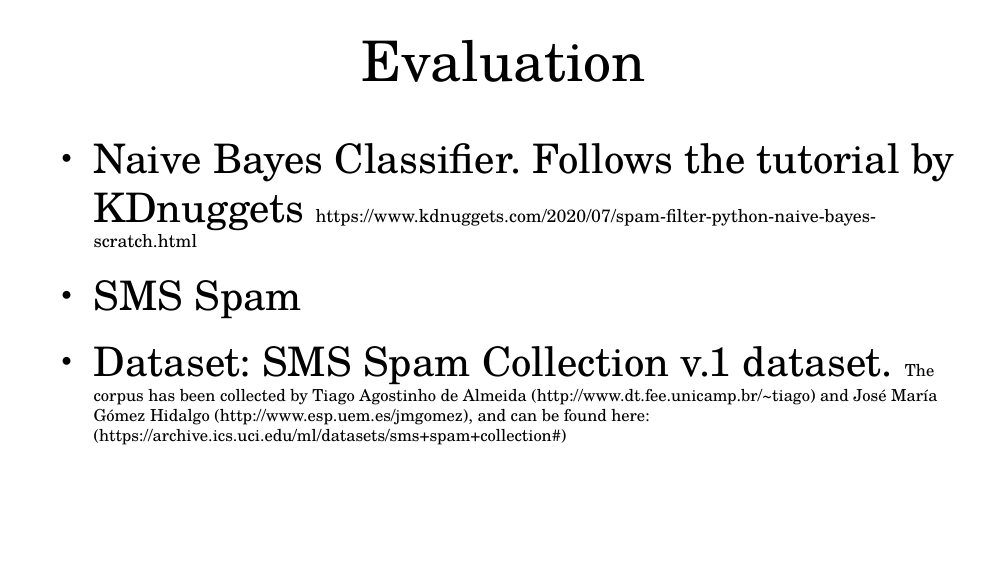
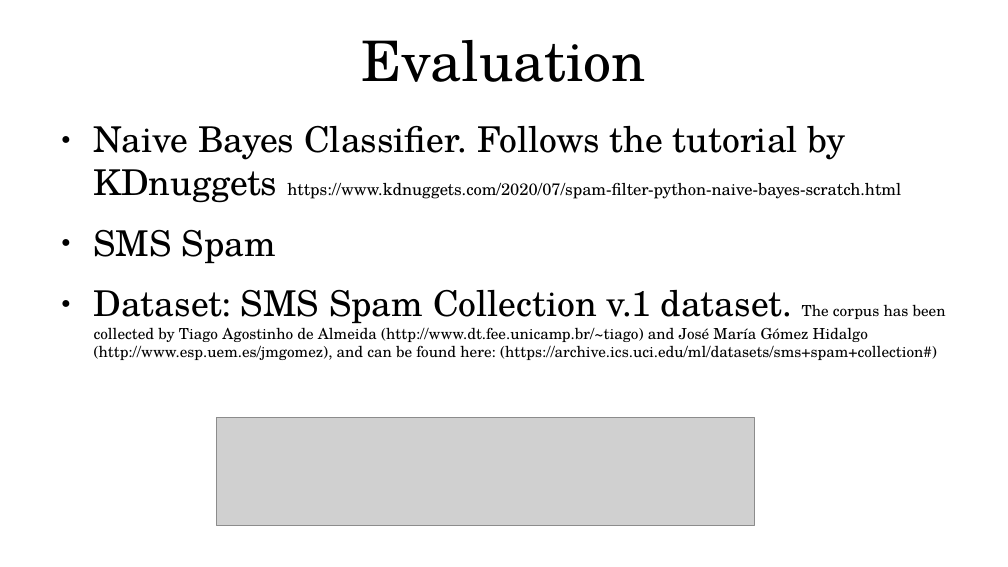
Before and after one commit to AkshayChn/cs521, a slide deck: slide 9 of final_project.odp. Drawn at 1008x567 pixels with LibreOffice and Linux fonts; fonts in the diff are those of the drawing; grey boxes stand for pictures. Boxes give left, top, right and bottom in pixels: in the first picture for what was removed or moved away, otherwise in the second. Text is boxed around its words. In the diff, an @@ line names an element or a change of style, - is before the commit and + after.

```diff
--- a/final_project.odp
+++ b/final_project.odp
@@ text "Naive Bayes Classifier. Follows the ...": place and size @@
-text "Naive Bayes Classifier. Follows the ..." at (94,143,954,445)
+text "Naive Bayes Classifier. Follows the ..." at (94,125,946,360)
@@ text "Naive Bayes Classifier. Follows the ..." at (94,125,946,360): size 32 to 28 pt in "Naive Bayes Classifier. Follows the tutorial by ...", "SMS Spam", "Dataset: SMS Spam Collection v.1 dataset."; size 14 to 13 pt in "https://www.kdnuggets.com/2020/07/spam-filter-python-naive-b ..."; size 13 to 12 pt in "The corpus has been collected by Tiago ..." @@
@@ picture added at (216,417,755,526) @@
```
Also in this commit, not shown: 2 other files.
